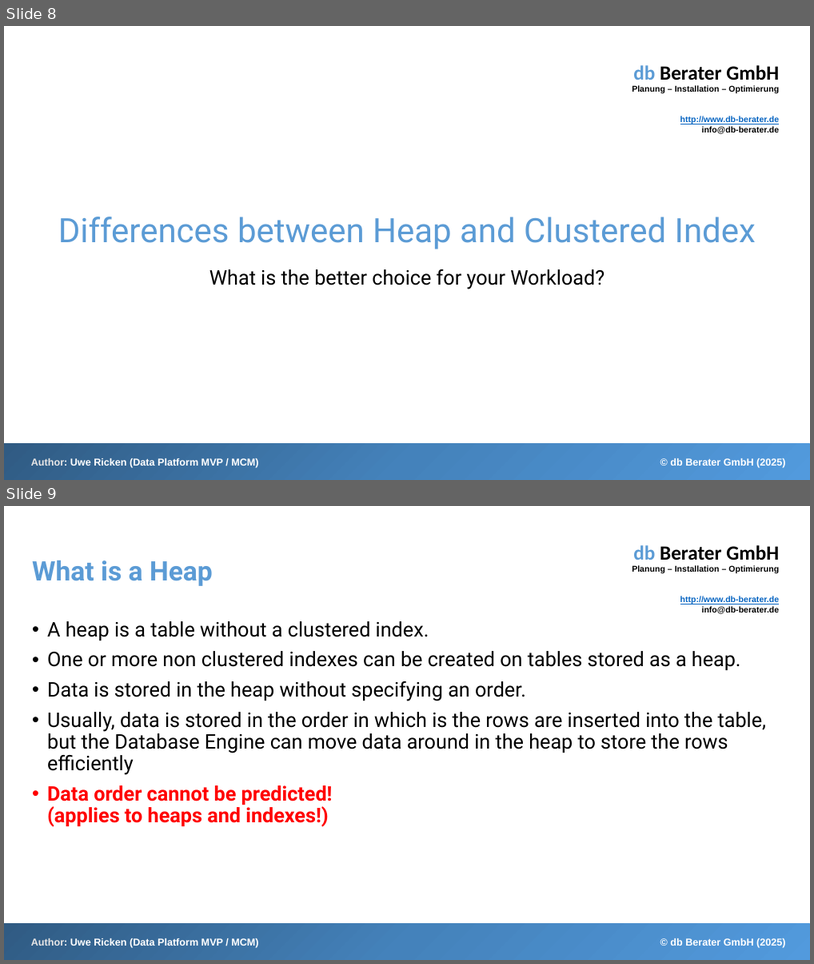
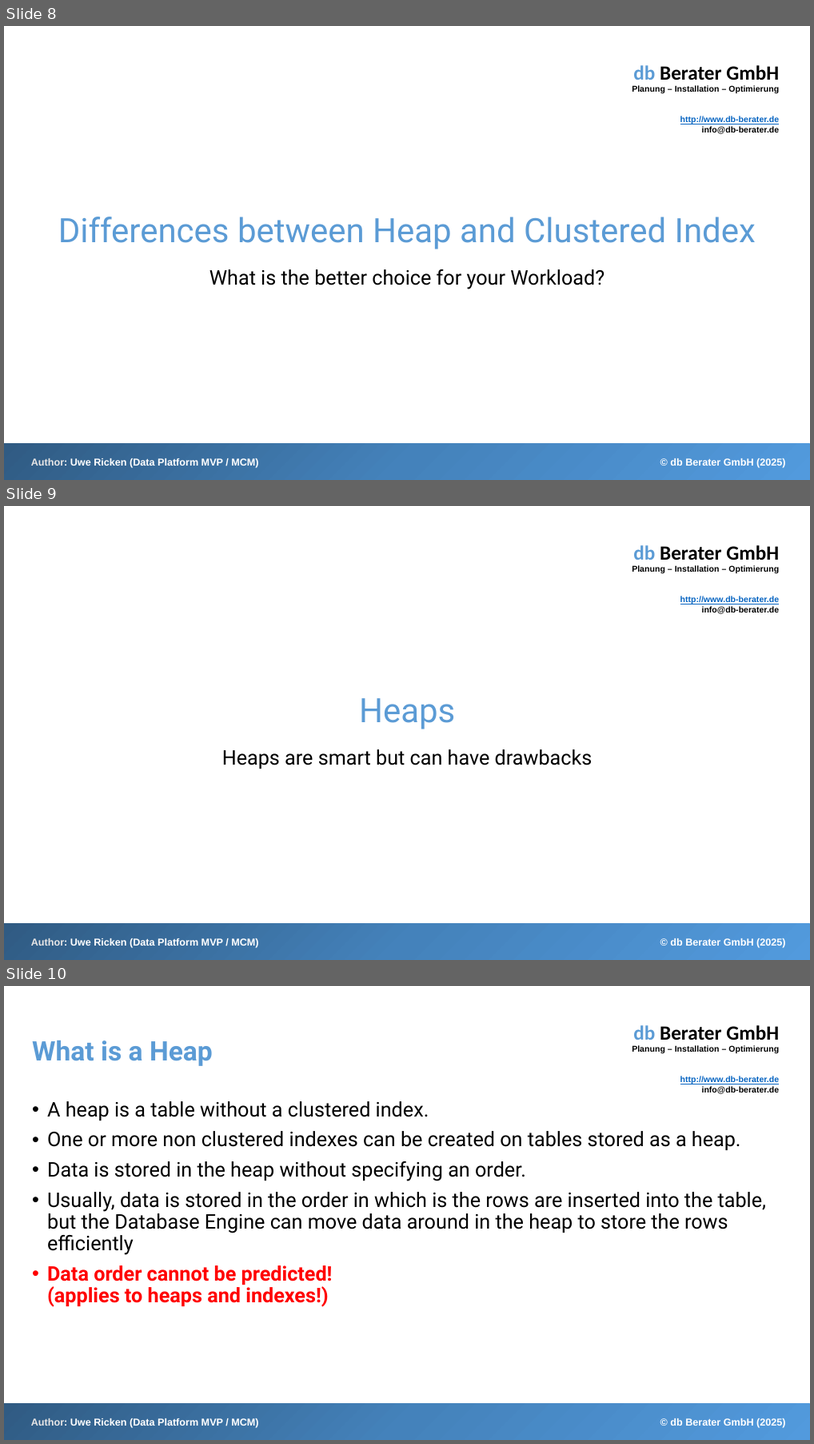
Before and after one commit to db-berater/Demystifying-clustered-indexes, a slide deck: 01 - Documents and Preparation/Demystifying Clustered Indexes.pptx. Shown one above the other, each under a label of ours: slides 8 and 9 before the commit, slides 8, 9 and 10 after it. The pictures are 814x964 and 814x1444 pixels, drawn with LibreOffice and Linux fonts; fonts in the diff are those of the drawing. Boxes give left, top, right and bottom in pixels: in the first picture for what was removed or moved away, otherwise in the second. Text is boxed around its words. In the diff, an @@ line names an element or a change of style, - is before the commit and + after.

```diff
--- a/01 - Documents and Preparation/Demystifying Clustered Indexes.pptx
+++ b/01 - Documents and Preparation/Demystifying Clustered Indexes.pptx
@@ slide 9 added at (4,506,810,960), background #FFFFFF; not listed: 4 template elements that a slide beside it also shows @@
@@ title added at (359,698,455,729), 30 pt, text #5B9BD5 @@
+Heaps
@@ subtitle added at (222,749,593,768), 18 pt, text #000000 @@
+Heaps are smart but can have drawbacks
@@ what was slide 9 is now slide 10 @@
```
Also in this commit, not shown: 2 slides changed, 2 other slides added, 13 other files.
